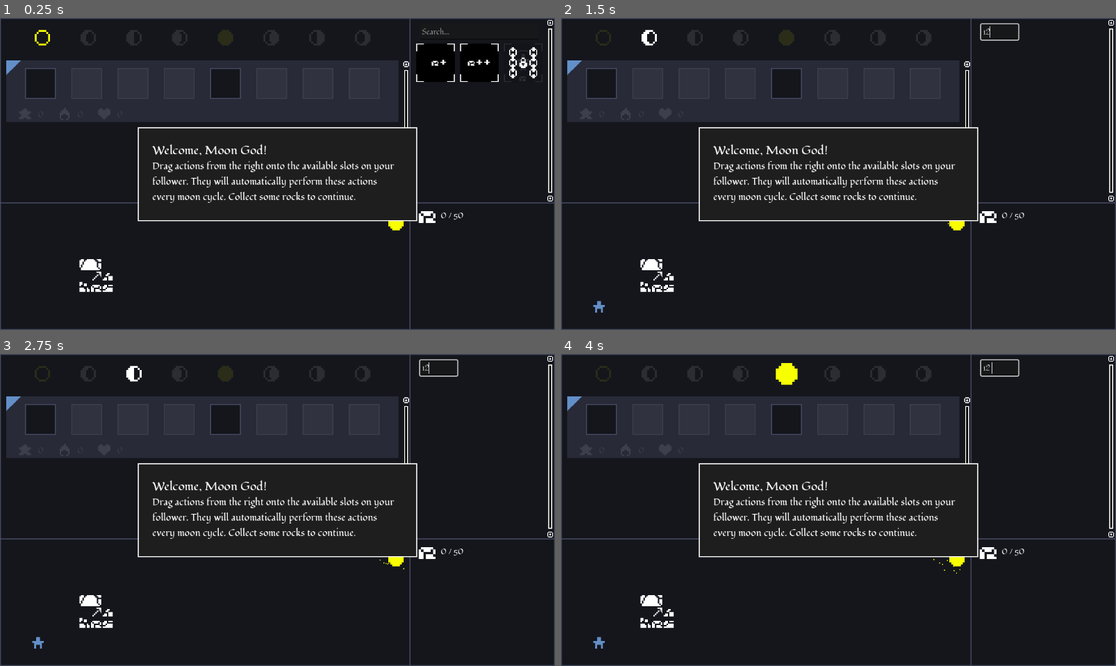
Above: before the commit, frames 1-4 (two rows, left to right).
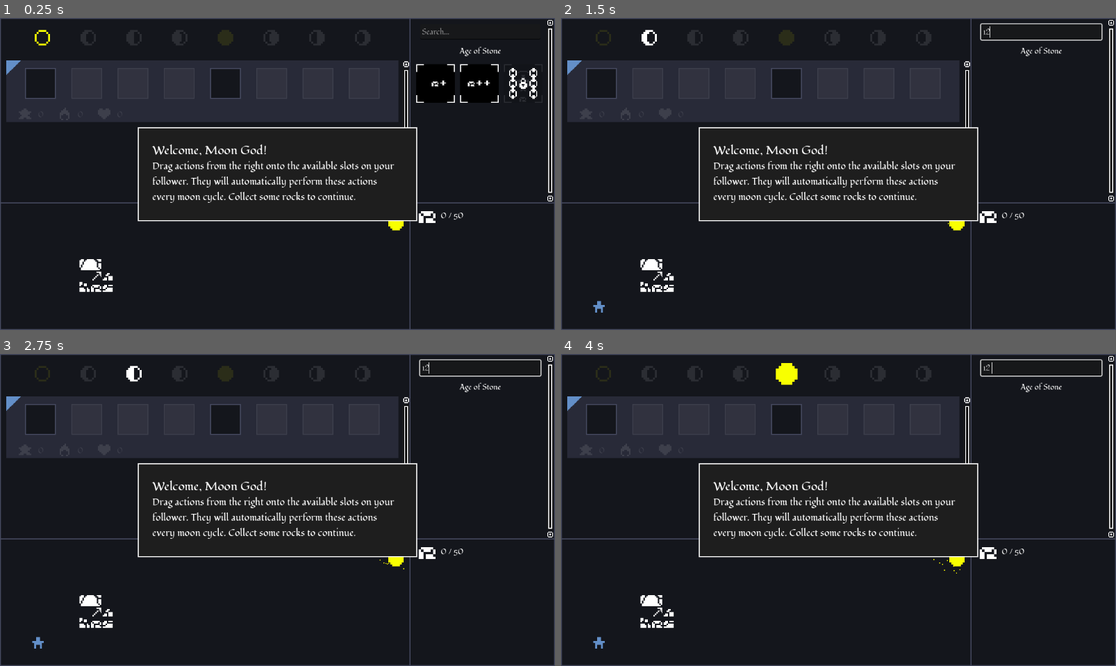
Above: after the commit, the same moments.

Repository: BoscoPubVoi/IdleSpel
Game: Godot game, scene res://main.tscn
Same seed, same stepped clock (60 frames per second), same inputs: the game is played once before the commit and once after it.
Inputs (mouse positions are in pixels of both pictures, inside the frame that each line leads up to):
- Up to frame 1 (0.25 s): no input
- Up to frame 2 (1.5 s): click (1038, 30) at 0.52 s; type "12" at 0.6 s; drag from (599, 83) to (894, 105) at 1.27 s
- Up to frame 3 (2.75 s): drag from (166, 525) to (249, 572) at 2.02 s
- Up to frame 4 (4 s): tap Enter at 2.75 s; move the mouse to (894, 441) at 2.77 s; click (894, 441) at 2.92 s; tap Space at 3.5 s; drag from (810, 572) to (672, 463) at 3.52 s

The runs differ from the first frame. In frame 1, 2.3% of the frame differs, in the area x 74-98%, y 8-28%; in frame 2, 0.2%; in frame 3, 0.2%; in frame 4, 0.2%.

Commit message:
PayCostAndDo

Diff:
--- a/ActionGrid.gd
+++ b/ActionGrid.gd
@@ -1,4 +1,4 @@
-extends GridContainer
+extends HFlowContainer
 
 
 # Called when the node enters the scene tree for the first time.
--- /dev/null
+++ b/GameState/Operations/PayCostAndDo.gd
@@ -0,0 +1,28 @@
+class_name PayCostAndDo extends Operation
+
+@export var costs:Dictionary
+@export var operation:Operation
+
+func construct(costs_, operation_):
+	costs = costs_
+	operation = operation_
+
+
+func execute(executionState:ExecutionState):
+	var boostAmount = executionState.currentBoosts.get("all")
+	if boostAmount == null:
+		boostAmount = 0
+	boostAmount = (1 + boostAmount) * executionState.internalBoostMultiplier
+
+	var maxAfford = min(boostAmount, ResourceHelpers.calculate_max_afford_with_cost(
+		costs, executionState.gameState.resources))
+
+	# Spend the costs
+	ResourceHelpers.pay_costs(costs, executionState.gameState.resources, maxAfford)
+	executionState.internalBoostMultiplier *= maxAfford
+	operation.execute(executionState)
+
+func _duplicate():
+	var newOperation = PayCostAndDo.new()
+	newOperation.construct(costs, operation)
+	return newOperation
--- a/main.gd
+++ b/main.gd
@@ -79,6 +79,8 @@
 #Search
 func _on_line_edit_text_changed(new_text):
 	for node in $ActionsPanel/MarginContainer/ScrollContainer/Margin/VBoxContainer/ActionGrid.get_children():
+		if node is MarginContainer:
+			continue
 
 		var nt = new_text.to_upper()
 		if nt == "ROCKS":
--- a/main.tscn
+++ b/main.tscn
@@ -91,6 +91,9 @@
 VScrollBar/styles/scroll = null
 VScrollBar/styles/scroll_focus = SubResource("StyleBoxEmpty_txpij")
 
+[sub_resource type="LabelSettings" id="LabelSettings_re3f1"]
+line_spacing = 0.0
+
 [sub_resource type="Resource" id="Resource_e28eb"]
 script = ExtResource("4_84l6x")
 resourceTypeToProduce = "rocks"
@@ -1049,12 +1052,24 @@
 layout_mode = 2
 placeholder_text = "Search..."
 
-[node name="ActionGrid" type="GridContainer" parent="ActionsPanel/MarginContainer/ScrollContainer/Margin/VBoxContainer"]
+[node name="ActionGrid" type="HFlowContainer" parent="ActionsPanel/MarginContainer/ScrollContainer/Margin/VBoxContainer"]
+custom_minimum_size = Vector2(250, 0)
 layout_mode = 2
 theme_override_constants/h_separation = 27
 theme_override_constants/v_separation = 27
-columns = 3
 script = ExtResource("18_gjriy")
+
+[node name="MarginContainer" type="MarginContainer" parent="ActionsPanel/MarginContainer/ScrollContainer/Margin/VBoxContainer/ActionGrid"]
+layout_mode = 2
+theme_override_constants/margin_top = -4
+theme_override_constants/margin_bottom = -4
+
+[node name="Label" type="Label" parent="ActionsPanel/MarginContainer/ScrollContainer/Margin/VBoxContainer/ActionGrid/MarginContainer"]
+custom_minimum_size = Vector2(250, 0)
+layout_mode = 2
+text = "Age of Stone"
+label_settings = SubResource("LabelSettings_re3f1")
+horizontal_alignment = 1
 
 [node name="SmallRocks" parent="ActionsPanel/MarginContainer/ScrollContainer/Margin/VBoxContainer/ActionGrid" groups=["rocks"] instance=ExtResource("3_se0lr")]
 layout_mode = 2
@@ -1082,6 +1097,19 @@
 unlock_requirements = Array[Resource("res://GameState/UnlockRequirements/UnlockRequirement.gd")]([SubResource("Resource_8kr8y")])
 unlock_tooltip = "Gather 20 rocks to unlock"
 
+[node name="MarginContainer2" type="MarginContainer" parent="ActionsPanel/MarginContainer/ScrollContainer/Margin/VBoxContainer/ActionGrid" groups=["water"]]
+visible = false
+layout_mode = 2
+theme_override_constants/margin_top = -4
+theme_override_constants/margin_bottom = -4
+
+[node name="Label" type="Label" parent="ActionsPanel/MarginContainer/ScrollContainer/Margin/VBoxContainer/ActionGrid/MarginContainer2"]
+custom_minimum_size = Vector2(250, 0)
+layout_mode = 2
+text = "Age of Water"
+label_settings = SubResource("LabelSettings_re3f1")
+horizontal_alignment = 1
+
 [node name="AddWater" parent="ActionsPanel/MarginContainer/ScrollContainer/Margin/VBoxContainer/ActionGrid" groups=["water"] instance=ExtResource("3_se0lr")]
 visible = false
 layout_mode = 2
@@ -1142,6 +1170,19 @@
 unlock_requirements = Array[Resource("res://GameState/UnlockRequirements/UnlockRequirement.gd")]([SubResource("Resource_4h4ig")])
 unlock_tooltip = "Gather 50 Water to unlock"
 
+[node name="MarginContainer3" type="MarginContainer" parent="ActionsPanel/MarginContainer/ScrollContainer/Margin/VBoxContainer/ActionGrid" groups=["silver"]]
+visible = false
+layout_mode = 2
+theme_override_constants/margin_top = -4
+theme_override_constants/margin_bottom = -4
+
+[node name="Label" type="Label" parent="ActionsPanel/MarginContainer/ScrollContainer/Margin/VBoxContainer/ActionGrid/MarginContainer3"]
+custom_minimum_size = Vector2(250, 0)
+layout_mode = 2
+text = "Age of Silver"
+label_settings = SubResource("LabelSettings_re3f1")
+horizontal_alignment = 1
+
 [node name="RocksToSilver" parent="ActionsPanel/MarginContainer/ScrollContainer/Margin/VBoxContainer/ActionGrid" groups=["silver"] instance=ExtResource("3_se0lr")]
 visible = false
 layout_mode = 2
@@ -1201,6 +1242,19 @@
 unlock_requirements = Array[Resource("res://GameState/UnlockRequirements/UnlockRequirement.gd")]([SubResource("Resource_u6lds")])
 unlock_tooltip = "Gather 18 Silver to unlock"
 
+[node name="MarginContainer4" type="MarginContainer" parent="ActionsPanel/MarginContainer/ScrollContainer/Margin/VBoxContainer/ActionGrid" groups=["monument1"]]
+visible = false
+layout_mode = 2
+theme_override_constants/margin_top = -4
+theme_override_constants/margin_bottom = -4
+
+[node name="Label" type="Label" parent="ActionsPanel/MarginContainer/ScrollContainer/Margin/VBoxContainer/ActionGrid/MarginContainer4"]
+custom_minimum_size = Vector2(250, 0)
+layout_mode = 2
+text = "Age of Vigor"
+label_settings = SubResource("LabelSettings_re3f1")
+horizontal_alignment = 1
+
 [node name="Religious_Fervor" parent="ActionsPanel/MarginContainer/ScrollContainer/Margin/VBoxContainer/ActionGrid" groups=["monument1"] instance=ExtResource("3_se0lr")]
 visible = false
 layout_mode = 2
@@ -1262,6 +1316,19 @@
 unlock_requirements = Array[Resource("res://GameState/UnlockRequirements/UnlockRequirement.gd")]([SubResource("Resource_xmaxx")])
 unlock_tooltip = "Gather 25 Water to unlock"
 
+[node name="MarginContainer5" type="MarginContainer" parent="ActionsPanel/MarginContainer/ScrollContainer/Margin/VBoxContainer/ActionGrid" groups=["favor"]]
+visible = false
+layout_mode = 2
+theme_override_constants/margin_top = -4
+theme_override_constants/margin_bottom = -4
+
+[node name="Label" type="Label" parent="ActionsPanel/MarginContainer/ScrollContainer/Margin/VBoxContainer/ActionGrid/MarginContainer5"]
+custom_minimum_size = Vector2(250, 0)
+layout_mode = 2
+text = "Age of Favor"
+label_settings = SubResource("LabelSettings_re3f1")
+horizontal_alignment = 1
+
 [node name="Pray" parent="ActionsPanel/MarginContainer/ScrollContainer/Margin/VBoxContainer/ActionGrid" groups=["favor"] instance=ExtResource("3_se0lr")]
 visible = false
 layout_mode = 2
@@ -1352,6 +1419,19 @@
 tooltip = "Spend 10 Favor, 3 Silver and 15 Water to build 5% of the Reliquary, or increase Relics capacity by 1"
 unlock_requirements = Array[Resource("res://GameState/UnlockRequirements/UnlockRequirement.gd")]([SubResource("Resource_ohy52")])
 unlock_tooltip = "Gather 20 Favor to unlock"
+
+[node name="MarginContainer6" type="MarginContainer" parent="ActionsPanel/MarginContainer/ScrollContainer/Margin/VBoxContainer/ActionGrid" groups=["relics"]]
+visible = false
+layout_mode = 2
+theme_override_constants/margin_top = -4
+theme_override_constants/margin_bottom = -4
+
+[node name="Label" type="Label" parent="ActionsPanel/MarginContainer/ScrollContainer/Margin/VBoxContainer/ActionGrid/MarginContainer6"]
+custom_minimum_size = Vector2(250, 0)
+layout_mode = 2
+text = "Age of Relics"
+label_settings = SubResource("LabelSettings_re3f1")
+horizontal_alignment = 1
 
 [node name="LustorRelic" parent="ActionsPanel/MarginContainer/ScrollContainer/Margin/VBoxContainer/ActionGrid" groups=["relics"] instance=ExtResource("3_se0lr")]
 visible = false
Not shown: 1 places in main.tscn that only renumber resources
